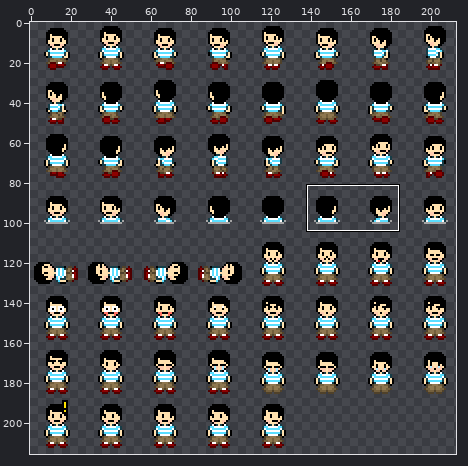
Edited in one commit: sprite sheet (pets-gd/assets/textures/char/main/Ethan.png). The picture above shows the old version from afar; the outline marks the close-up.
Close-up. Before:
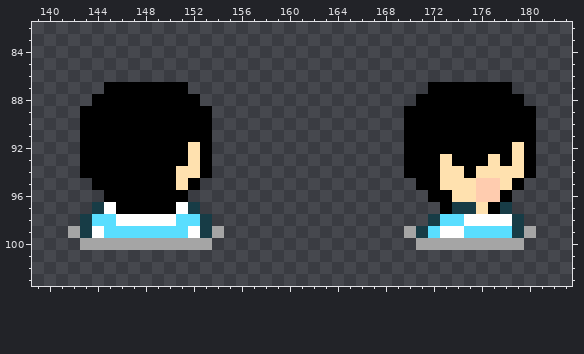
The file is 216x216 pixels. Shown: x 139..183, y 82..103. The wide view leaves out empty margins. The commit also changed other parts of the picture, which this record leaves out.
New version:
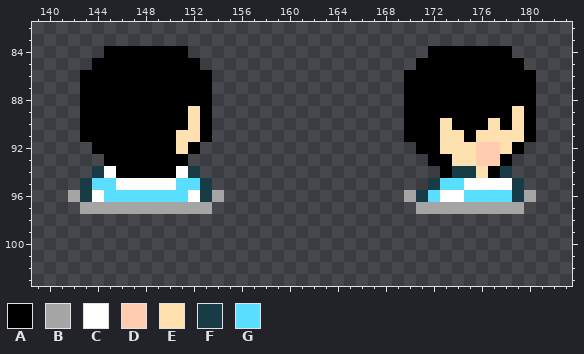
Palette (. is transparent): A #000000  B #a5a5a5  C #ffffff  D #ffccaf  E #ffe1af  F #173c46  G #59deff
The exact change:
Changed rows in their new state; - is an unchanged pixel.
first column x 142:
 84 ---AAAAAAA--------------------AAAAAAA--
 85 --AAAAAAAAA------------------AAAAAAAAA-
 86 -AAAAAAAAAAA----------------AAAAAAAAAAA
 87 -AA-------AA----------------AA-------AA
 88 -A---------A----------------A---------A
 89 ----------E--------------------------E-
 90 ----------E--------------------E---E-E-
 91 ---------EE--------------------EE-EEEE-
 92 -.-------EA.----------------.--EEEDDEA.
 93 -..-------..----------------..-AEEDD-..
 94 -.FC-----CF.----------------...AFF-AF..
 95 -FGGCCCCCGGF-----------------.FGGCCCCF-
 96 BFCGGGGGGGCFB---------------BFGCCGGGGFB
 97 -BBBBBBBBBBB-----------------BBBBBBBBB-
 98 -...........------------------........-
 99 .............---------------...........
100 -...........-----------------.........-
